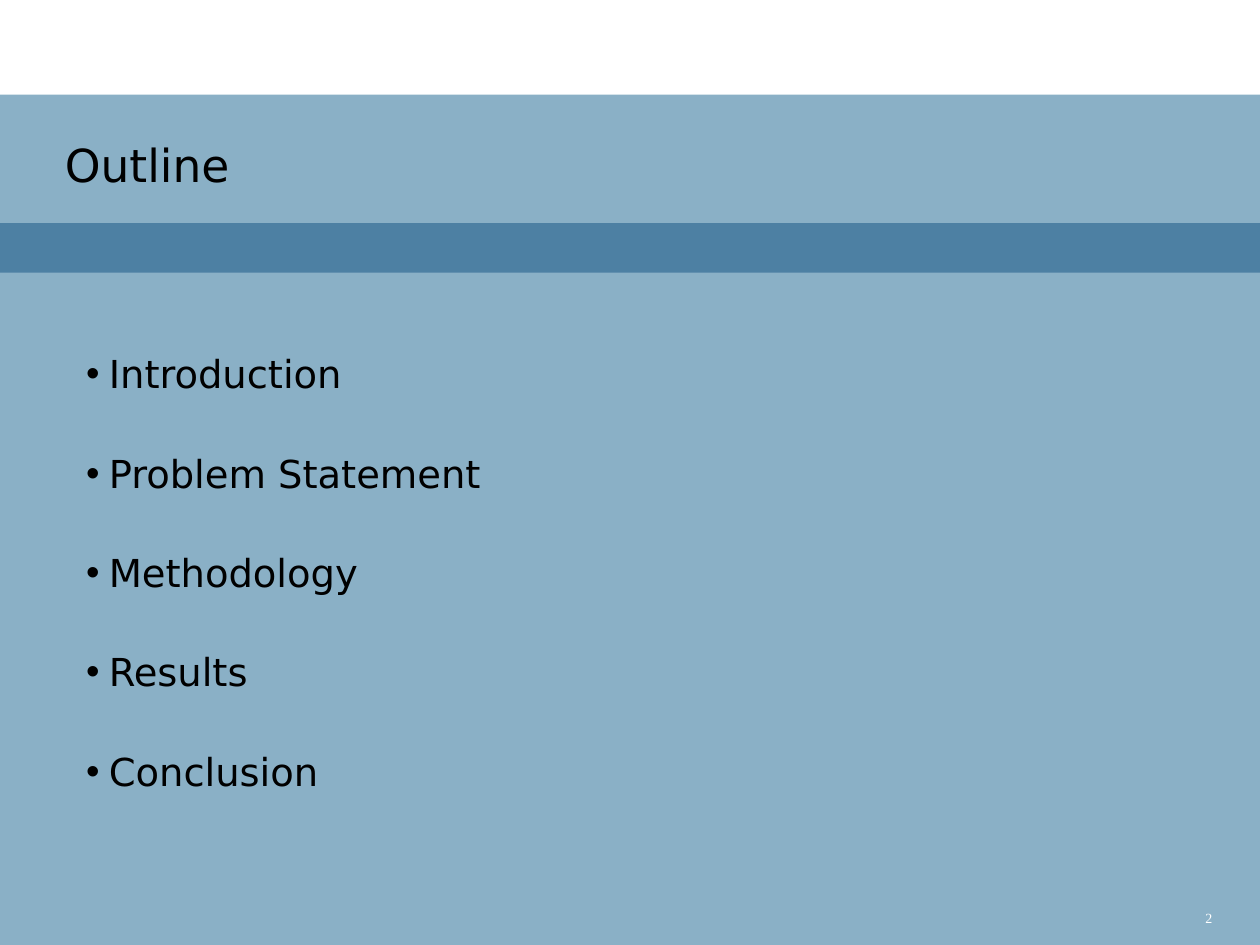
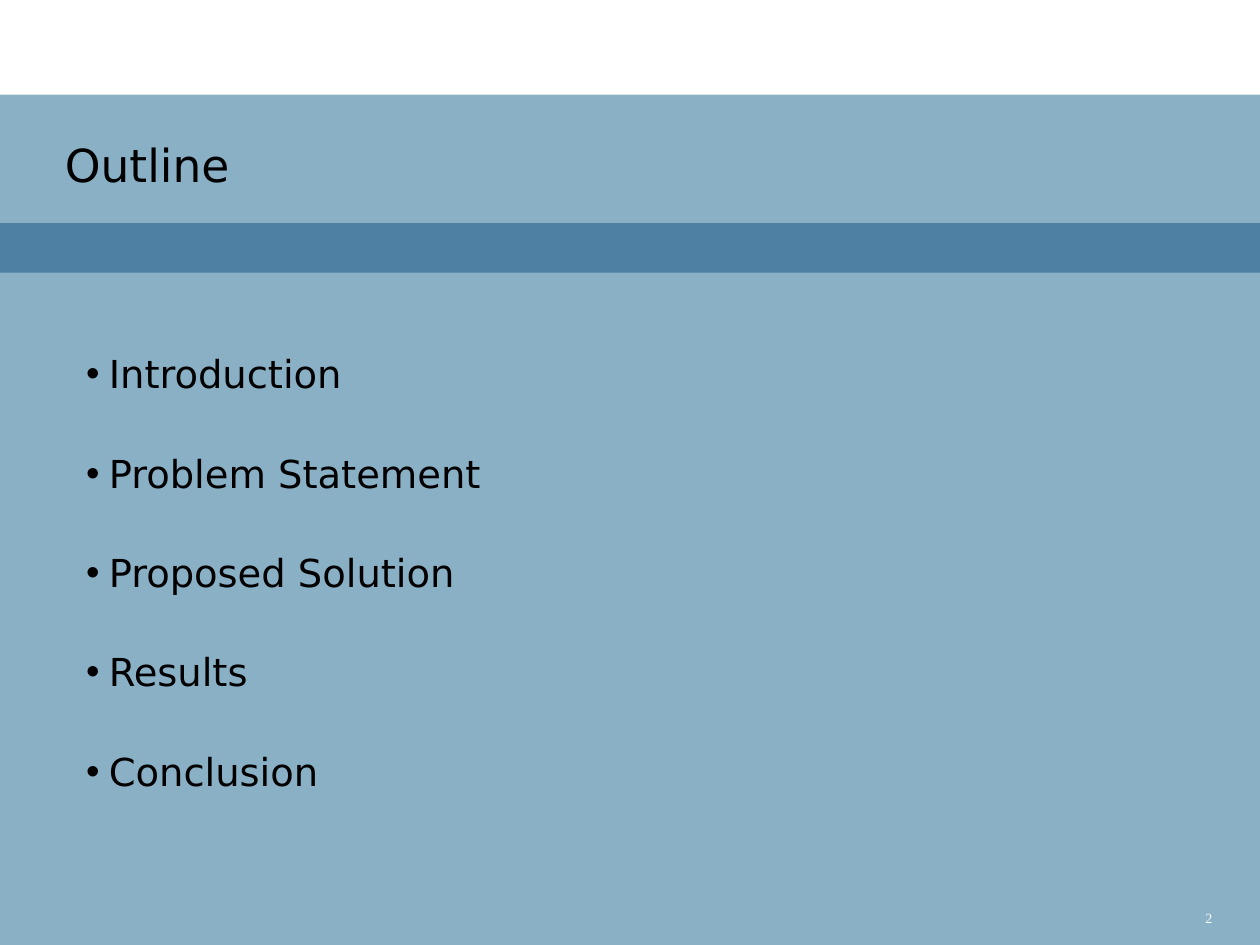
Before and after one commit to Danidude/Master-Thesis, a slide deck: slide 2 of Report/IKT 590 Master Thesis.odp. Drawn at 1260x945 pixels with LibreOffice and Linux fonts; fonts in the diff are those of the drawing; background and template pictures are left out. Boxes give left, top, right and bottom in pixels: in the first picture for what was removed or moved away, otherwise in the second. Text is boxed around its words. In the diff, an @@ line names an element or a change of style, - is before the commit and + after.

```diff
--- a/Report/IKT 590 Master Thesis.odp
+++ b/Report/IKT 590 Master Thesis.odp
@@ text at <box>109,557,455,595</box>: text changed @@
-• Methodology
+• Proposed Solution
```
Also in this commit, not shown: 2 other slides changed.
